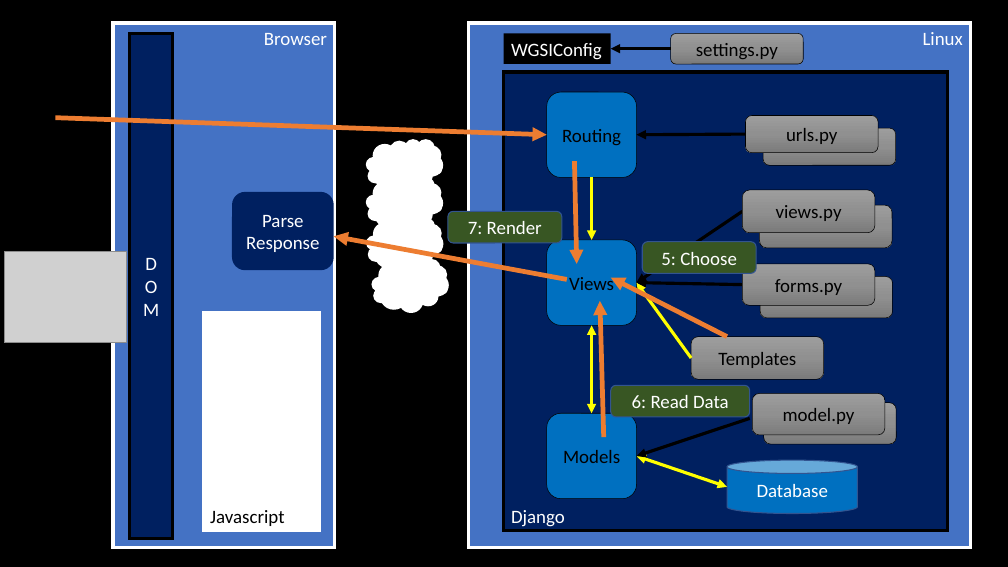
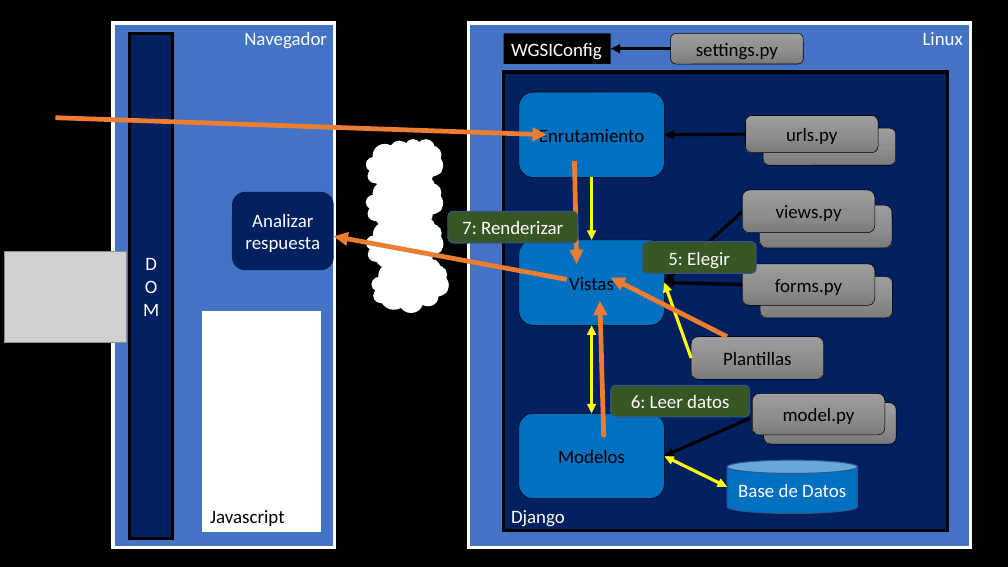
Before and after one commit to juancarlosvb78/dj4e, a slide deck: slide 7 of lectures/DJ-01-Hosting.pptx. Drawn at 1008x567 pixels with LibreOffice and Linux fonts; fonts in the diff are those of the drawing; grey boxes stand for pictures. Boxes give left, top, right and bottom in pixels: in the first picture for what was removed or moved away, otherwise in the second. Text is boxed around its words. In the diff, an @@ line names an element or a change of style, - is before the commit and + after.

```diff
--- a/lectures/DJ-01-Hosting.pptx
+++ b/lectures/DJ-01-Hosting.pptx
@@ text in rectangle at bbox=[244, 32, 327, 48]: text changed @@
-Browser
+Navegador
@@ rounded rectangle "Enrutamiento": place and size @@
-rounded rectangle "Enrutamiento" at bbox=[547, 92, 637, 178]
+rounded rectangle "Enrutamiento" at bbox=[519, 92, 664, 178]
@@ text in rounded rectangle at bbox=[539, 129, 644, 142]: text changed @@
-Routing
+Enrutamiento
@@ arrow moved from (746, 134) - (637, 135) to (746, 134) - (665, 135) @@
@@ text in rounded rectangle at bbox=[245, 214, 320, 252]: text changed @@
-Parse
-Response
+Analizar respuesta
@@ rounded rectangle "7: Renderizar": place and size @@
-rounded rectangle "7: Renderizar" at bbox=[448, 212, 562, 243]
+rounded rectangle "7: Renderizar" at bbox=[448, 212, 578, 243]
@@ text in rounded rectangle at bbox=[462, 221, 563, 234]: text changed @@
-7: Render
+7: Renderizar
@@ arrow moved from (743, 212) - (637, 283) to (743, 212) - (665, 283) @@
@@ rounded rectangle "Vistas": place and size @@
-rounded rectangle "Vistas" at bbox=[547, 240, 637, 325]
+rounded rectangle "Vistas" at bbox=[519, 240, 664, 325]
@@ text in rounded rectangle at bbox=[668, 252, 730, 269]: text changed @@
-5: Choose
+5: Elegir
@@ text in rounded rectangle at bbox=[569, 277, 614, 290]: text changed @@
-Views
+Vistas
@@ arrow moved from (691, 358) - (637, 283) to (691, 358) - (665, 283) @@
@@ arrow moved from (743, 284) - (637, 283) to (743, 284) - (665, 283) @@
@@ text in rounded rectangle at bbox=[723, 352, 791, 365]: text changed @@
-Templates
+Plantillas
@@ rounded rectangle "Modelos": place and size @@
-rounded rectangle "Modelos" at bbox=[547, 414, 637, 499]
+rounded rectangle "Modelos" at bbox=[519, 414, 664, 499]
@@ text in rounded rectangle at bbox=[631, 395, 729, 408]: text changed @@
-6: Read Data
+6: Leer datos
@@ arrow moved from (750, 418) - (637, 456) to (750, 418) - (665, 456) @@
@@ text in rounded rectangle at bbox=[558, 450, 625, 463]: text changed @@
-Models
+Modelos
@@ double arrow moved from (727, 487) - (637, 456) to (727, 487) - (665, 456) @@
@@ text in cylinder at bbox=[738, 484, 846, 497]: text changed @@
-Database
+Base de Datos
```
Also in this commit, not shown: 13 other slides changed.
